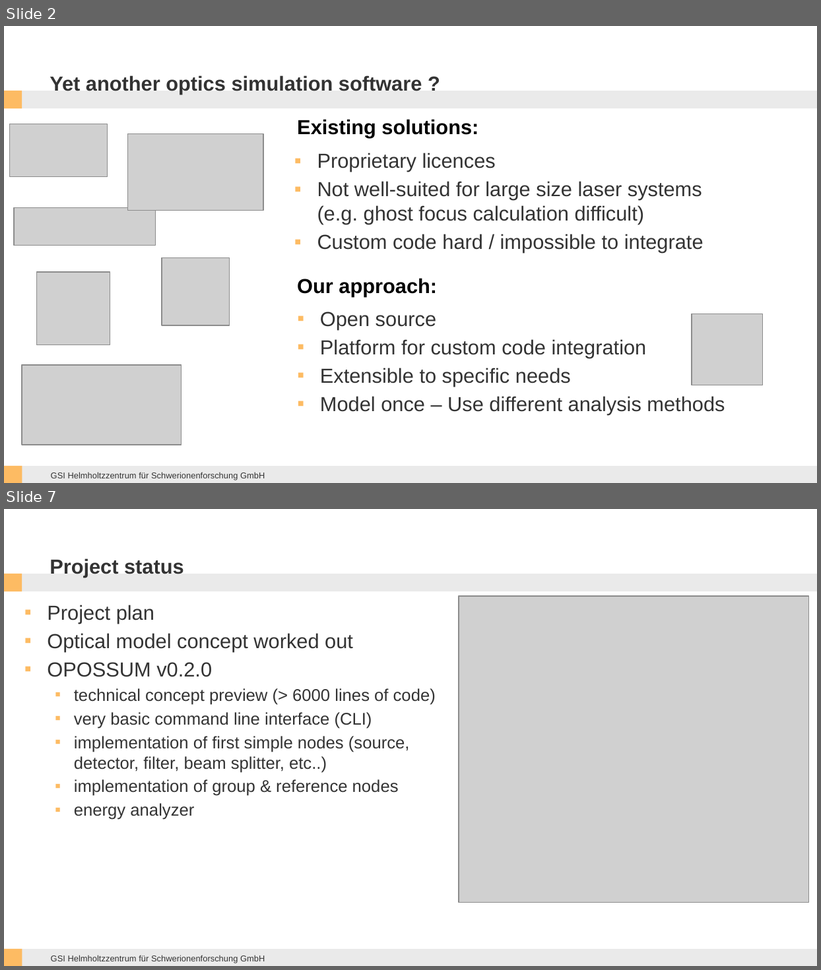
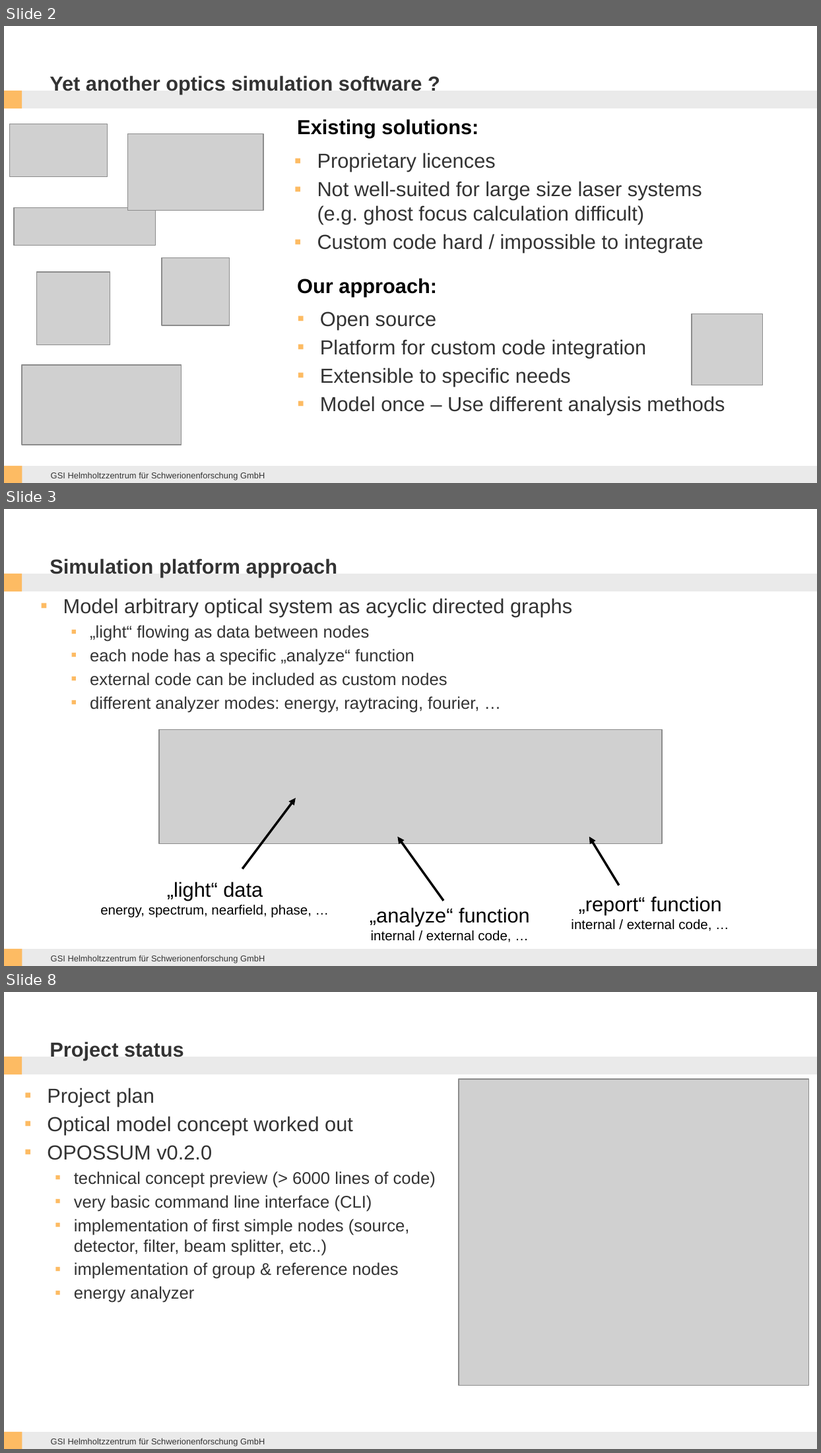
Before and after one commit to opossum-labs/opossum, a slide deck: book/OPOSSUM THRILL Workshop 2023.pptx. Shown one above the other, each under a label of ours: slides 2 and 7 before the commit, slides 2, 3 and 8 after it; the slides between them are not shown. The pictures are 821x970 and 821x1453 pixels, drawn with LibreOffice and Linux fonts; fonts in the diff are those of the drawing; grey boxes stand for pictures; background and template pictures are left out. Boxes give left, top, right and bottom in pixels: in the first picture for what was removed or moved away, otherwise in the second. Text is boxed around its words. In the diff, an @@ line names an element or a change of style, - is before the commit and + after.

```diff
--- a/book/OPOSSUM THRILL Workshop 2023.pptx
+++ b/book/OPOSSUM THRILL Workshop 2023.pptx
@@ slide 3 added at (4,509,817,966), background #FFFFFF; not listed: 5 template elements that a slide beside it also shows @@
@@ title added at (50,559,338,577), 18 pt, text #333333, bold @@
+Simulation platform approach
@@ text added at (63,598,572,713), 15 pt, text #333333 @@
+▪ Model arbitrary optical system as acyclic directed graphs
+  ▪ „light“ flowing as data between nodes
+  ▪ each node has a specific „analyze“ function
+  ▪ external code can be included as custom nodes
+  ▪ different analyzer modes: energy, raytracing, fourier, …
@@ picture added at (159,729,663,844) @@
@@ arrow added from (242, 869) to (296, 799), #000000 2 pt @@
@@ arrow added from (444, 901) to (397, 836), #000000 2 pt @@
@@ arrow added from (618, 885) to (589, 836), #000000 2 pt @@
@@ text added at (100,882,312,918), 12 pt, text #000000 @@
+„light“ data
+energy, spectrum, nearfield, phase, …
@@ text added at (571,896,722,931), 12 pt, text #000000 @@
+„report“ function
+internal / external code, …
@@ text added at (370,908,530,943), 12 pt, text #000000 @@
+„analyze“ function
+internal / external code, …
@@ what was slide 7 is now slide 8 @@
```
Also in this commit, not shown: 4 slides changed, 1 other slide added, 4 other files.
